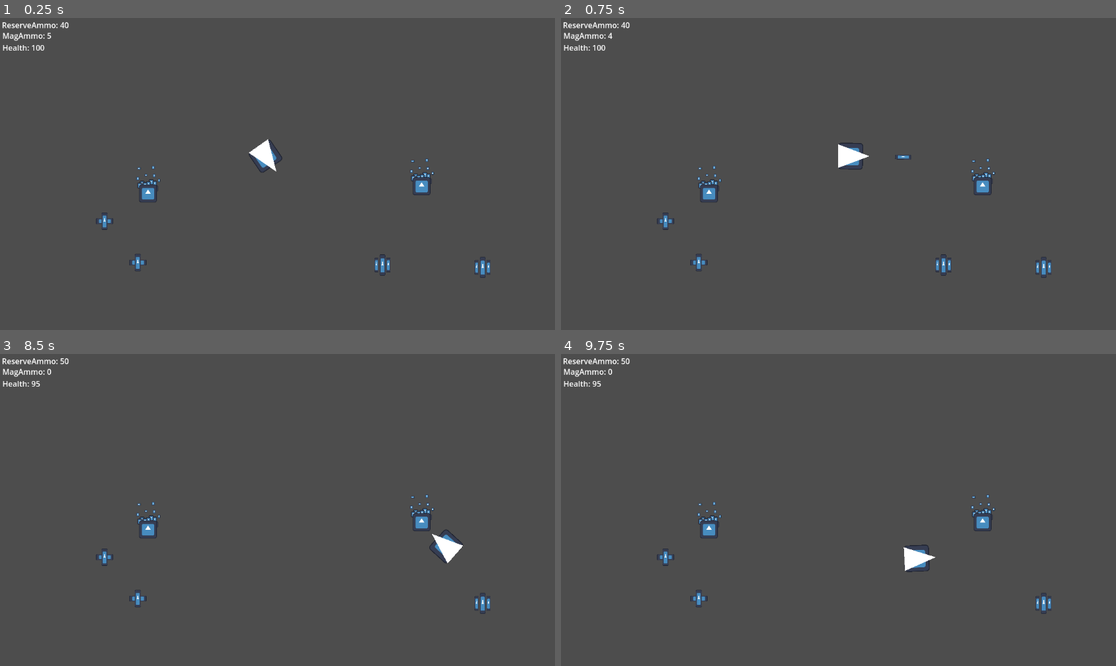
Above: before the commit, frames 1-4 (two rows, left to right).
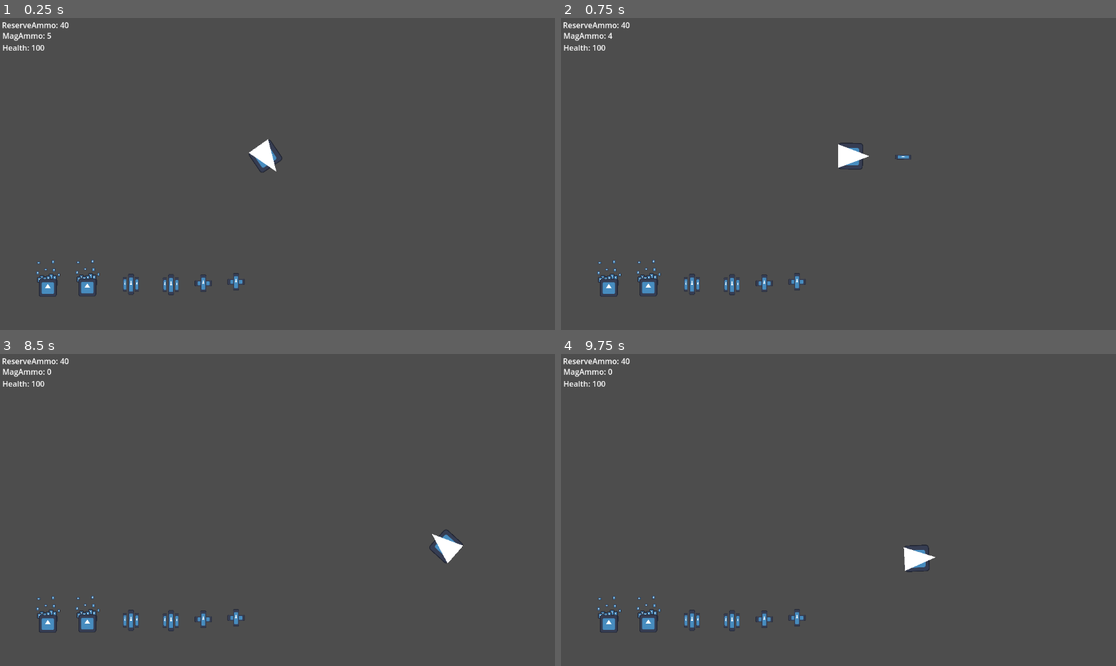
Above: after the commit, the same moments.

Repository: TheWhiteWolf0/Shooter-Game
Game: Godot game, scene res://Scenes/node_2d.tscn
Same seed, same stepped clock (60 frames per second), same inputs: the game is played once before the commit and once after it. The engine's default icon, where the game draws it, is replaced by a stand-in: a white triangle on a blue panel in a dark square.
Inputs (mouse positions are in pixels of both pictures, inside the frame that each line leads up to):
- Up to frame 1 (0.25 s): no input
- Up to frame 2 (0.75 s): tap Enter at 0.5 s; move the mouse to (960, 158) at 0.52 s; hold D (Right) from 0.53 s (still down); click (960, 158) at 0.6 s
- Up to frame 3 (8.5 s): move the mouse to (166, 525) at 1.27 s; release D (Right) at 1.28 s; hold S (Down) 1.28-2.03 s; click (166, 525) at 1.35 s; move the mouse to (333, 441) at 2.02 s; hold D (Right) 2.03-2.78 s; click (333, 441) at 2.1 s; move the mouse to (249, 572) at 2.77 s; hold W (Up) 2.78-3.53 s; click (249, 572) at 2.85 s; move the mouse to (444, 556) at 3.52 s; hold A (Left) 3.53-5.03 s; click (444, 556) at 3.6 s; move the mouse to (111, 463) at 4.27 s; click (111, 463) at 4.35 s; move the mouse to (305, 510) at 5.02 s; hold S (Down) 5.03-5.78 s; click (305, 510) at 5.1 s; move the mouse to (194, 432) at 5.77 s; hold D (Right) 5.78-6.53 s; click (194, 432) at 5.85 s; move the mouse to (399, 494) at 6.52 s; hold W (Up) 6.53-7.28 s; click (399, 494) at 6.6 s; move the mouse to (166, 525) at 7.27 s; hold D (Right) 7.28-8.03 s; click (166, 525) at 7.35 s; move the mouse to (333, 441) at 8.02 s; hold S (Down) from 8.03 s (still down); click (333, 441) at 8.1 s
- Up to frame 4 (9.75 s): move the mouse to (810, 572) at 8.77 s; release S (Down) at 8.78 s; hold A (Left) 8.78-9.53 s; click (810, 572) at 8.85 s; move the mouse to (1005, 556) at 9.52 s; hold W (Up) from 9.53 s (still down); click (1005, 556) at 9.6 s

The runs differ from the first frame. In frame 1, 1.3% of the frame differs, in the area x 6-89%, y 45-90%; in frame 2, 1.3%; in frame 3, 1.3%; in frame 4, 1.3%.

Commit message:
Var name changes

Diff:
--- a/shootergame/Scenes/node_2d.tscn
+++ b/shootergame/Scenes/node_2d.tscn
@@ -1,8 +1,7 @@
-[gd_scene load_steps=9 format=3 uid="uid://d2noon1vftiyp"]
+[gd_scene load_steps=8 format=3 uid="uid://d2noon1vftiyp"]
 
 [ext_resource type="Script" uid="uid://b6tjlvlwgmbme" path="res://Scripts/Player_Script.gd" id="1_wtcfe"]
 [ext_resource type="Texture2D" uid="uid://cararyfg0c133" path="res://Sprite Frames/icon.svg" id="2_v1qfn"]
-[ext_resource type="Script" path="res://Scripts/Gun(Prechance).gd" id="3_hh5uf"]
 [ext_resource type="PackedScene" uid="uid://p22sham85u4u" path="res://Scenes/MedKits.tscn" id="5_u7krg"]
 [ext_resource type="PackedScene" uid="uid://bnglv4xn425t0" path="res://Scenes/ammo_pack.tscn" id="6_tx0tn"]
 [ext_resource type="PackedScene" uid="uid://c24l7jjbv3iqt" path="res://Scenes/damage_area.tscn" id="6_wjtap"]
@@ -42,7 +41,6 @@
 scale = Vector2(18.9265, 22.972)
 offset = Vector2(-3.01165, 1.76713)
 polygon = PackedVector2Array(3, 1, 6, 1, 3, -6, 0, 1)
-script = ExtResource("3_hh5uf")
 
 [node name="ShootingPoint" type="Marker2D" parent="Player/Polygon2D"]
 position = Vector2(-0.0171871, -4.2234)
@@ -72,21 +70,21 @@
 horizontal_alignment = 1
 
 [node name="MedKit" parent="." instance=ExtResource("5_u7krg")]
-position = Vector2(217, 422)
+position = Vector2(422, 551)
 
 [node name="MedKit2" parent="." instance=ExtResource("5_u7krg")]
-position = Vector2(286, 508)
+position = Vector2(490, 548)
 
 [node name="AmmoPack" parent="." instance=ExtResource("6_tx0tn")]
-position = Vector2(794, 513)
+position = Vector2(272, 553)
 scale = Vector2(0.575832, 0.572562)
 
 [node name="AmmoPack2" parent="." instance=ExtResource("6_tx0tn")]
-position = Vector2(1002, 518)
+position = Vector2(355, 554)
 scale = Vector2(0.575832, 0.572562)
 
 [node name="DamageArea" parent="." instance=ExtResource("6_wjtap")]
-position = Vector2(307, 363)
+position = Vector2(99, 559)
 
 [node name="DamageArea2" parent="." instance=ExtResource("6_wjtap")]
-position = Vector2(875, 348)
+position = Vector2(181, 558)
--- a/shootergame/Scripts/Player_Script.gd
+++ b/shootergame/Scripts/Player_Script.gd
@@ -7,13 +7,13 @@
 extends CharacterBody2D
 
 @onready var shooting_point: Marker2D = $Polygon2D/ShootingPoint
-@export var speed = 250
-var bullet_speed = 7000
+@export var player_speed = 250
+
 var bullet = preload("res://Scenes/Bullet.tscn")
 
 func get_input():
 	var input_direction = Input.get_vector("Left", "Right", "Up", "Down")
-	velocity = input_direction * speed
+	velocity = input_direction * player_speed
 	look_at(get_global_mouse_position())
 
 
